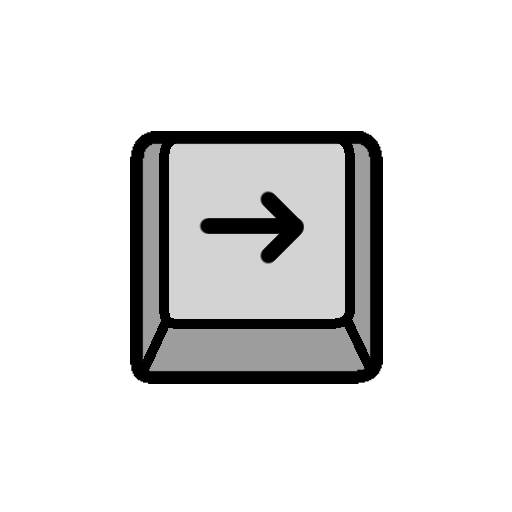
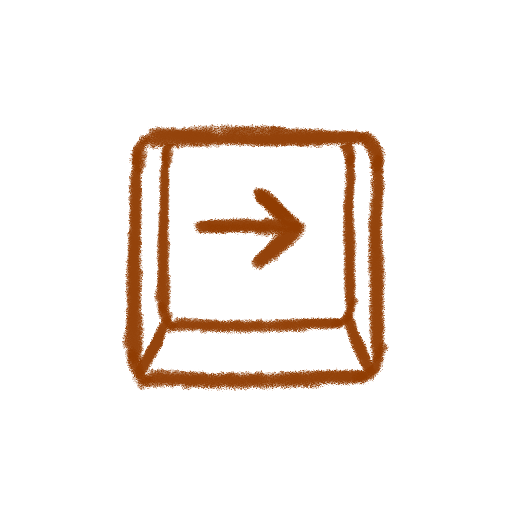
Comparing the layer stacks of the two 512px x 512px images. Changes:
added layer "Layer 5 Copy" above "Layer 4 Copy" over <box>193,187,307,271</box>
added layer "Layer 4 Copy" above "Layer 3 Copy" over <box>122,123,389,392</box>
hid "Layer 3 Copy" over <box>199,191,304,264</box>
hid "Layer 1 Copy 4" over <box>130,131,383,384</box>
hid "Layer 3 Copy 3" over <box>136,137,378,376</box>
